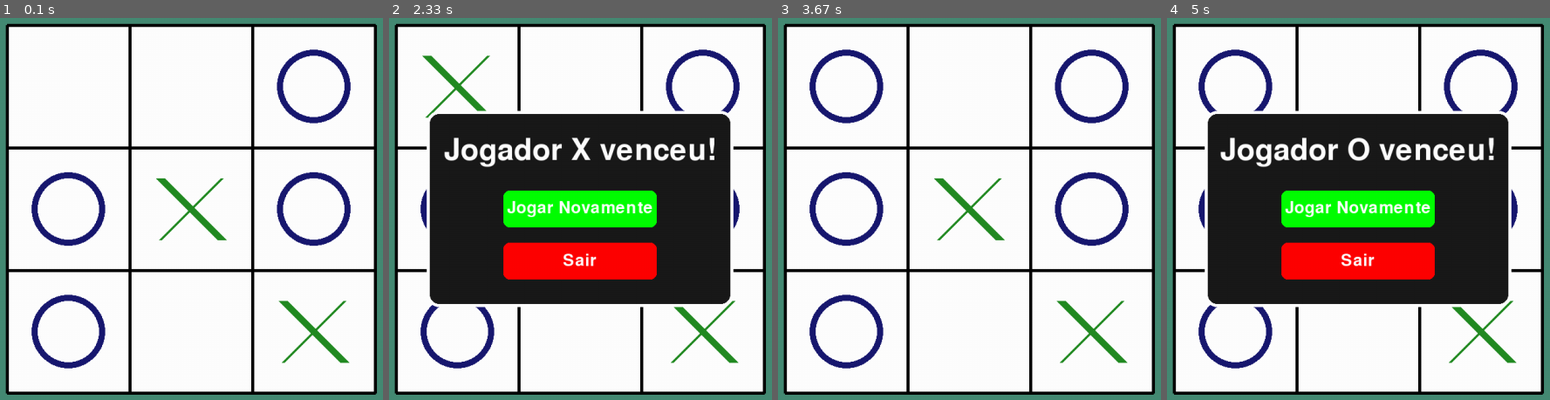
Above: before the commit, frames 1-4 (left to right).
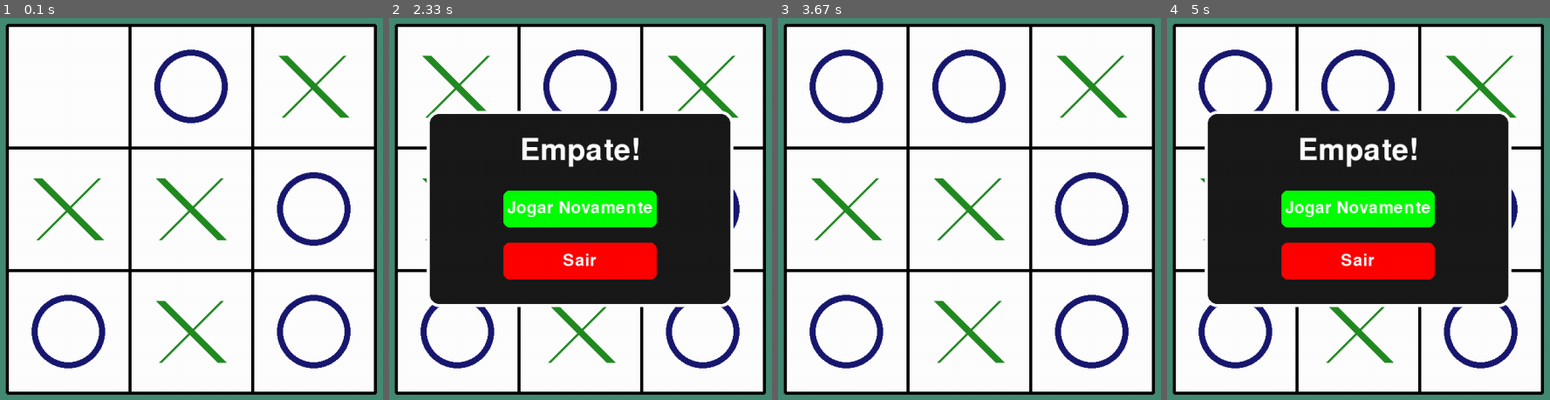
Above: after the commit, the same moments.

Repository: Gape-42/Pygame
Game: pygame game, started from tela.py
Same seed, same stepped clock (60 frames per second), same inputs: the game is played once before the commit and once after it.
Inputs:
- Up to frame 1 (0.1 s): no input
- Up to frame 2 (2.33 s): no input
- Up to frame 3 (3.67 s): click "Jogar Novamente" at 2.38 s
- Up to frame 4 (5 s): no input

The runs differ from the first frame. In frame 1, 6.1% of the frame differs, in the area x 8-92%, y 8-92%; in frame 2, 6.2%; in frame 3, 6.1%; in frame 4, 6.2%.

Commit message:
Adição da função e tela de empate

Diff:
--- a/tela.py
+++ b/tela.py
@@ -95,9 +95,21 @@
         return jogador
 
 
+# Função para verificar empate
+def verificar_empate():
+    for linha in matriz_jogo:
+        if 0 in linha:
+            return False
+    return True
+
+
+# Exibe tela de quem ganhou ou empate
 def exibir_vencedor(vencedor):
     fonte = pygame.font.SysFont(None, 72)
-    texto_vencedor = fonte.render(f'Jogador {vencedor} venceu!', True, "white")
+    if vencedor == 0:
+        texto_vencedor = fonte.render('Empate!', True, "white")
+    else:
+        texto_vencedor = fonte.render(f'Jogador {vencedor} venceu!', True, "white")
 
     # Dimensões da caixa
     largura_modal = 500
@@ -170,6 +182,7 @@
 # Apenas para teste
 contador = 0
 
+# Loop principal
 while running:
     for event in pygame.event.get():
         if event.type == pygame.QUIT:
@@ -182,10 +195,11 @@
     desenhar_jogada()
     pygame.display.flip()
 
+    # ------------------- Inicio dos Algoritmos de busca -------------------
     # Apenas para testar a atualização da matriz
-    matriz_jogo = [[0, 0, 2],
-                   [2, 1, 2],
-                   [2, 0, 1]]
+    matriz_jogo = [[0, 2, 1],
+                   [1, 1, 2],
+                   [2, 1, 2]]
 
     # Chamada da função para desenhar as jogadas
     desenhar_jogada()
@@ -196,20 +210,28 @@
     else:
         matriz_jogo[0][0] = 2
     contador += 1
+    # -------------------- Fim dos Algoritmos de busca --------------------
+
     time.sleep(1)
-
     desenhar_jogada()
     pygame.display.flip()
+    clock.tick(60)
     time.sleep(1)
 
     # Verifica quem ganhou
     if verificar_vencedor(1) == 1:   # X ganhou
-        exibir_vencedor("X")
+        exibir_vencedor(1)
         matriz_jogo = [[0, 0, 0], [0, 0, 0], [0, 0, 0]]
         continue
+
     elif verificar_vencedor(2) == 2: # O ganhou
-        exibir_vencedor("O")
+        exibir_vencedor(2)
         matriz_jogo = [[0, 0, 0], [0, 0, 0], [0, 0, 0]]
         continue
 
+    elif verificar_empate():         # Empate
+        exibir_vencedor(0)
+        matriz_jogo = [[0, 0, 0], [0, 0, 0], [0, 0, 0]]
+        continue
+
 pygame.quit()
